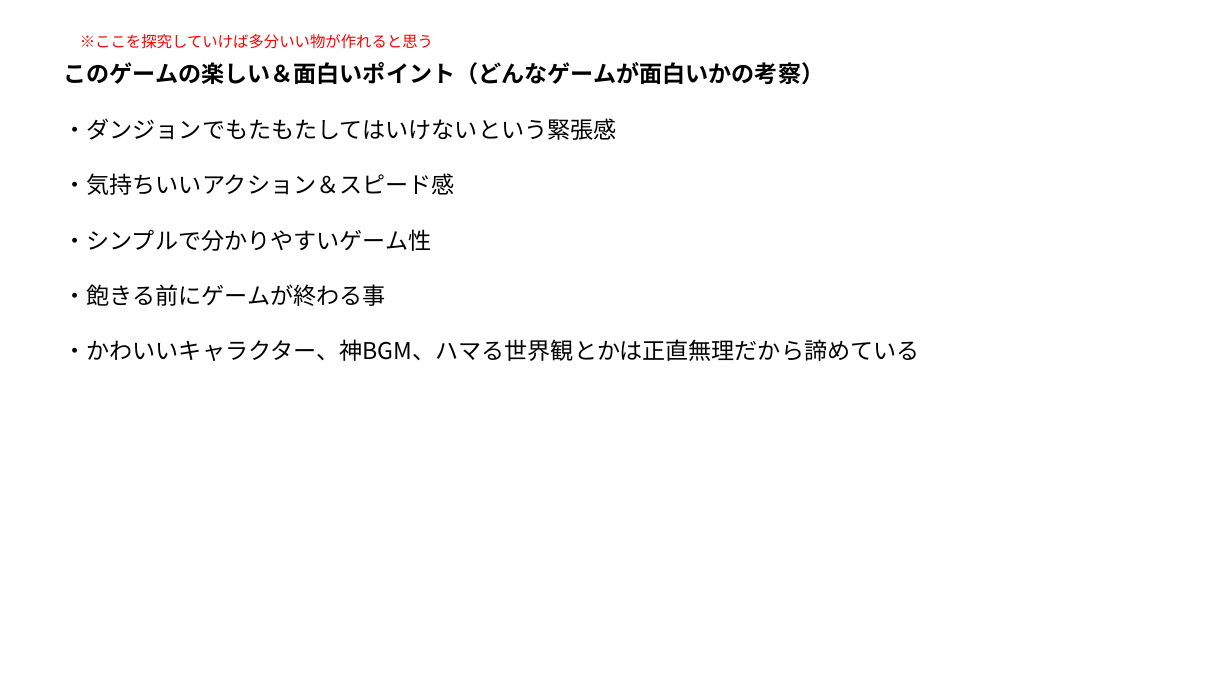
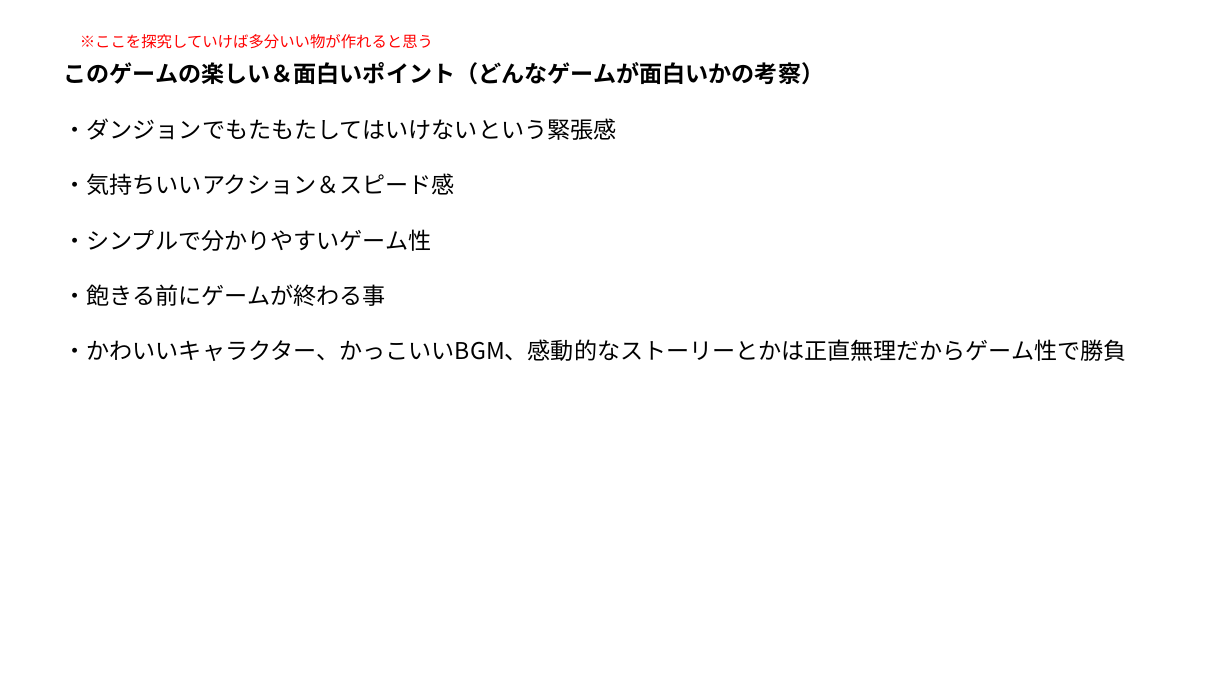
Before and after one commit to Wonchul-Jung88/Indie_Game_Challenge, a slide deck: slide 3 of Indie Game Challenge/Assets/Document/開発資料.pptx. Drawn at 1232x693 pixels with LibreOffice and Linux fonts; fonts in the diff are those of the drawing. Boxes give left, top, right and bottom in pixels: in the first picture for what was removed or moved away, otherwise in the second. Text is boxed around its words. In the diff, an @@ line names an element or a change of style, - is before the commit and + after.

```diff
--- a/Indie Game Challenge/Assets/Document/開発資料.pptx
+++ b/Indie Game Challenge/Assets/Document/開発資料.pptx
@@ text at [63, 339, 1126, 361]: text changed @@
-・かわいいキャラクター、神BGM、ハマる世界観とかは正直無理だから諦めている
+・かわいいキャラクター、かっこいいBGM、感動的なストーリーとかは正直無理だからゲーム性で勝負
```
Also in this commit, not shown: 1 other slide changed, 1 other file.
